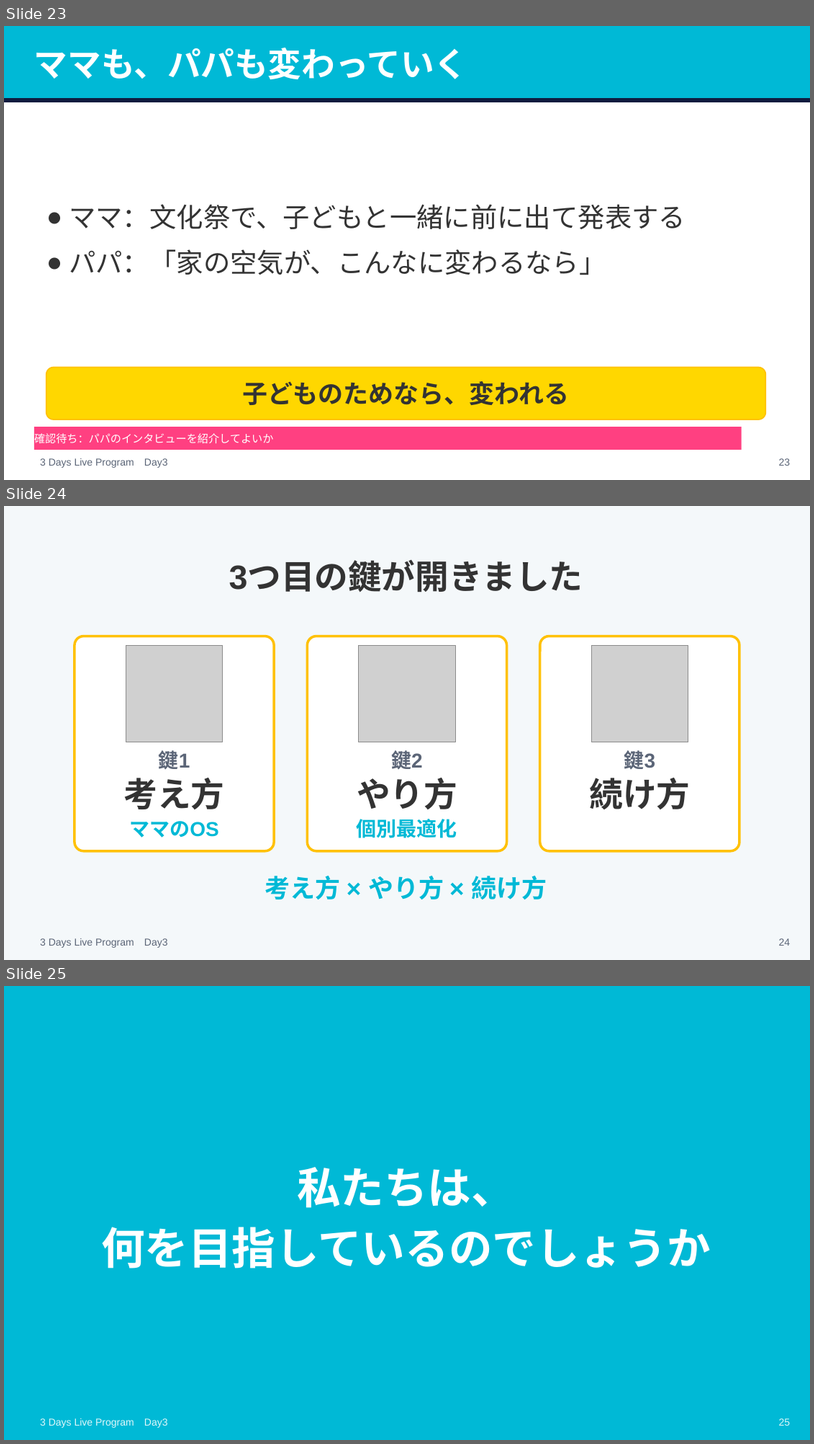
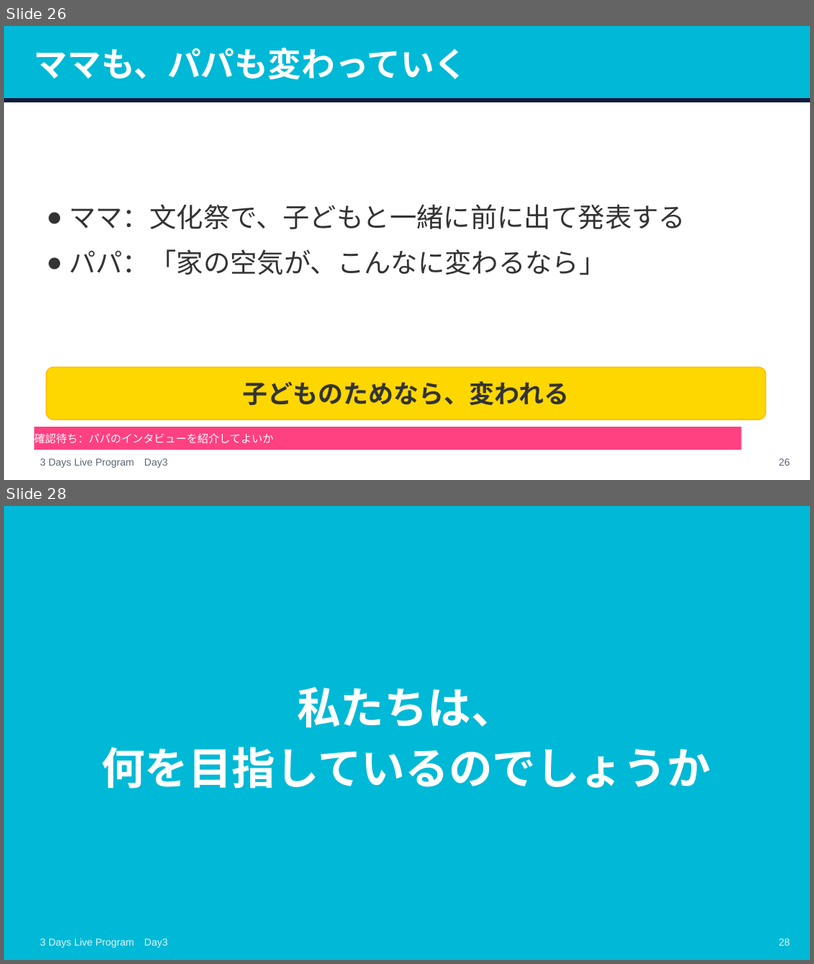
Before and after one commit to tanakayuc/static-pages, a slide deck: pigmarion-homeinter-3days-live/day3/v2/homeinter-day3-v2.pptx. Shown one above the other, each under a label of ours: slides 23, 24 and 25 before the commit, slides 26 and 28 after it; the slides between them are not shown. The pictures are 814x1444 and 814x964 pixels, drawn with LibreOffice and Linux fonts; fonts in the diff are those of the drawing; grey boxes stand for pictures. Boxes give left, top, right and bottom in pixels: in the first picture for what was removed or moved away, otherwise in the second. Text is boxed around its words. In the diff, an @@ line names an element or a change of style, - is before the commit and + after.

```diff
--- a/pigmarion-homeinter-3days-live/day3/v2/homeinter-day3-v2.pptx
+++ b/pigmarion-homeinter-3days-live/day3/v2/homeinter-day3-v2.pptx
@@ slide 24 removed at (4,506,810,960), background #F4F8FA; not listed: 1 template element that a slide beside it also shows @@
@@ text removed at (229,562,584,592) @@
-3つ目の鍵が開きました
@@ rounded rectangle removed at (75,636,275,851) @@
@@ picture removed at (126,645,223,742) @@
@@ rounded rectangle removed at (308,636,507,851) @@
@@ picture removed at (359,645,456,742) @@
@@ rounded rectangle removed at (540,636,741,851) @@
@@ picture removed at (592,645,689,742) @@
@@ text removed at (159,750,190,769) @@
-鍵1
@@ text removed at (391,750,423,769) @@
-鍵2
@@ text removed at (625,750,656,769) @@
-鍵3
@@ text removed at (124,777,225,809) @@
-考え方
@@ text removed at (357,777,458,809) @@
-やり方
@@ text removed at (589,777,690,809) @@
-続け方
@@ text removed at (129,821,219,837) @@
-ママのOS
@@ text removed at (357,818,458,838) @@
-個別最適化
@@ text removed at (265,875,547,899) @@
-考え方 × やり方 × 続け方
@@ page number removed at (779,938,791,945) @@
-24
@@ what was slide 23 is now slide 26 @@
@@ page number at (779,458,791,465): text changed @@
-23
+26
@@ what was slide 25 is now slide 28 @@
@@ page number at (779,938,791,945): text changed @@
-25
+28
```
Also in this commit, not shown: 4 slides changed, 4 slides added, 35 other files.
